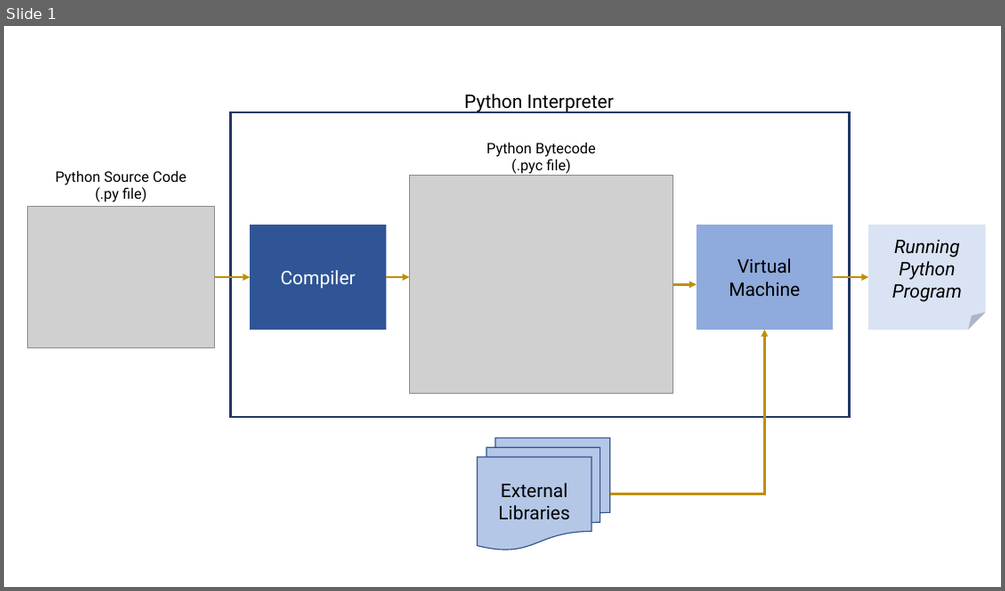
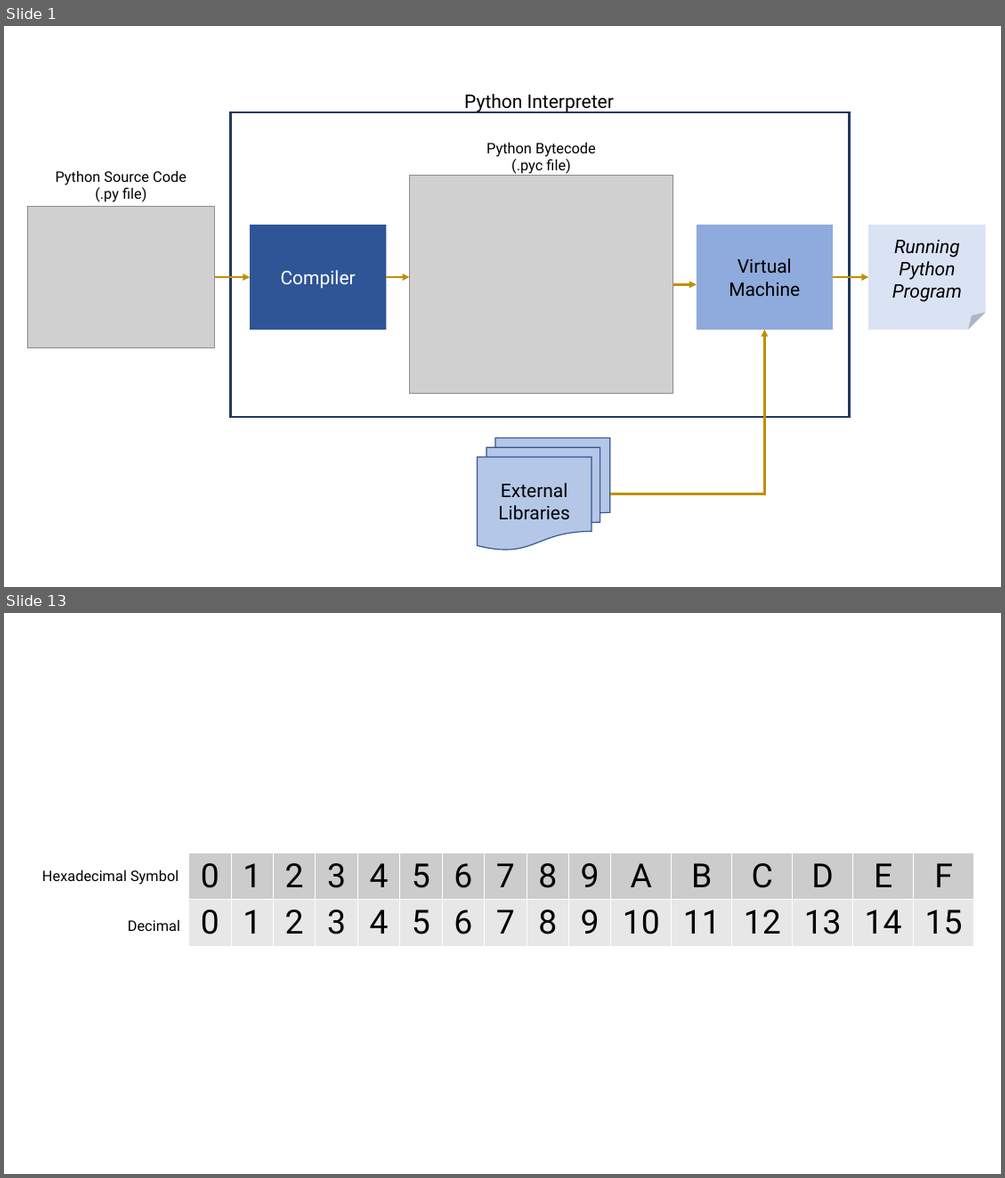
Before and after one commit to smevirtual/python_fundamentals_workshop, a slide deck: day1/Images for Jupyter Notebook - Day 1.pptx. Shown one above the other, each under a label of ours: slide 1 before the commit, slides 1 and 13 after it; the slides between them are not shown. The pictures are 1005x591 and 1005x1178 pixels, drawn with LibreOffice and Linux fonts; fonts in the diff are those of the drawing; grey boxes stand for pictures. Boxes give left, top, right and bottom in pixels: in the first picture for what was removed or moved away, otherwise in the second. Text is boxed around its words. In the diff, an @@ line names an element or a change of style, - is before the commit and + after.

```diff
--- a/day1/Images for Jupyter Notebook - Day 1.pptx
+++ b/day1/Images for Jupyter Notebook - Day 1.pptx
@@ slide 13 added at (x1=4, y1=613, x2=1001, y2=1174), background #FFFFFF @@
@@ text added at (x1=42, y1=869, x2=178, y2=884), 14 pt, text #000000 @@
+Hexadecimal Symbol
@@ table added at (x1=189, y1=853, x2=971, y2=948), 2 rows, 16 columns @@
+0 | 1 | 2 | 3 | 4 | 5 | 6 | 7 | 8 | 9 | A | B | C | D | E | F
+0 | 1 | 2 | 3 | 4 | 5 | 6 | 7 | 8 | 9 | 10 | 11 | 12 | 13 | 14 | 15
@@ text added at (x1=128, y1=919, x2=180, y2=931), 14 pt, text #000000 @@
+Decimal
```
Also in this commit, not shown: 14 other slides added, 29 other files.
